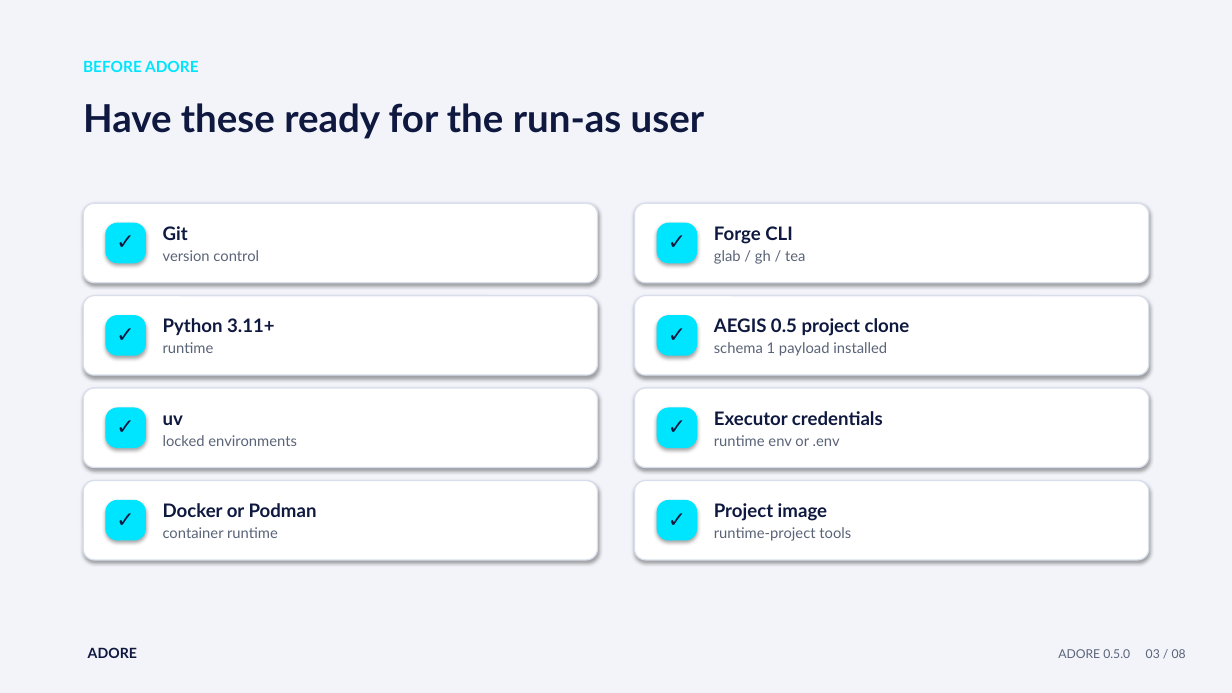
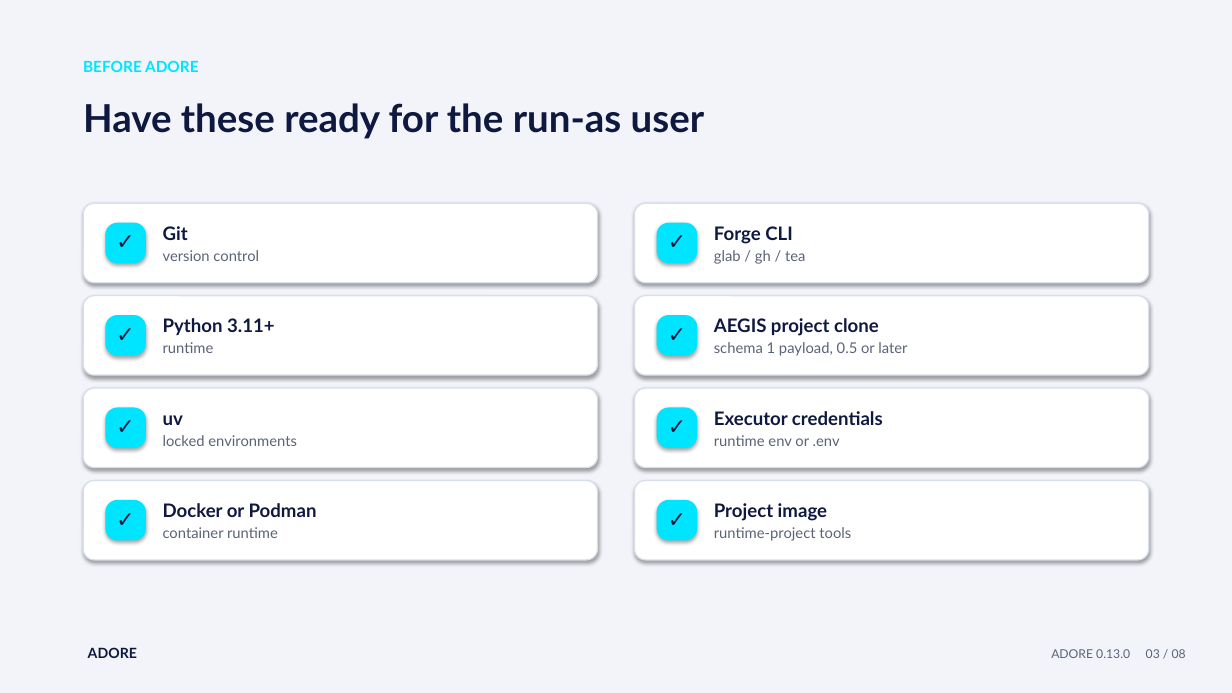
Before and after one commit to DDP-Engineering/AgenticDeliveryOrchestratorRuntimeEngine, a slide deck: slide 3 of 01_Documentation/Operator_Cheat_Sheets/Presentations/ADORE_01_Setup_And_First_Run.pptx. Drawn at 1232x693 pixels with LibreOffice and Linux fonts; fonts in the diff are those of the drawing. Boxes give left, top, right and bottom in pixels: in the first picture for what was removed or moved away, otherwise in the second. Text is boxed around its words. In the diff, an @@ line names an element or a change of style, - is before the commit and + after.

```diff
--- a/01_Documentation/Operator_Cheat_Sheets/Presentations/ADORE_01_Setup_And_First_Run.pptx
+++ b/01_Documentation/Operator_Cheat_Sheets/Presentations/ADORE_01_Setup_And_First_Run.pptx
@@ text at box(714, 318, 907, 356): text changed @@
-AEGIS 0.5 project clone
-schema 1 payload installed
+AEGIS project clone
+schema 1 payload, 0.5 or later
@@ text at box(1051, 649, 1186, 658): text changed @@
-ADORE 0.5.0 03 / 08
+ADORE 0.13.0 03 / 08
```
Also in this commit, not shown: 7 other slides changed, 30 other files.
